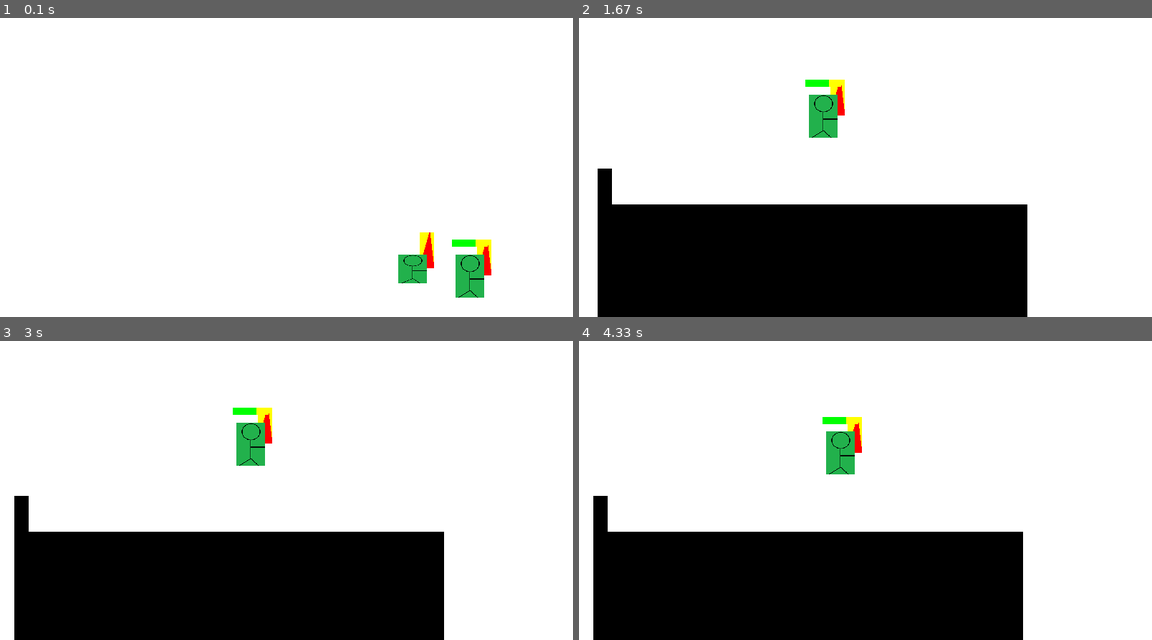
Above: before the commit, frames 1-4 (two rows, left to right).
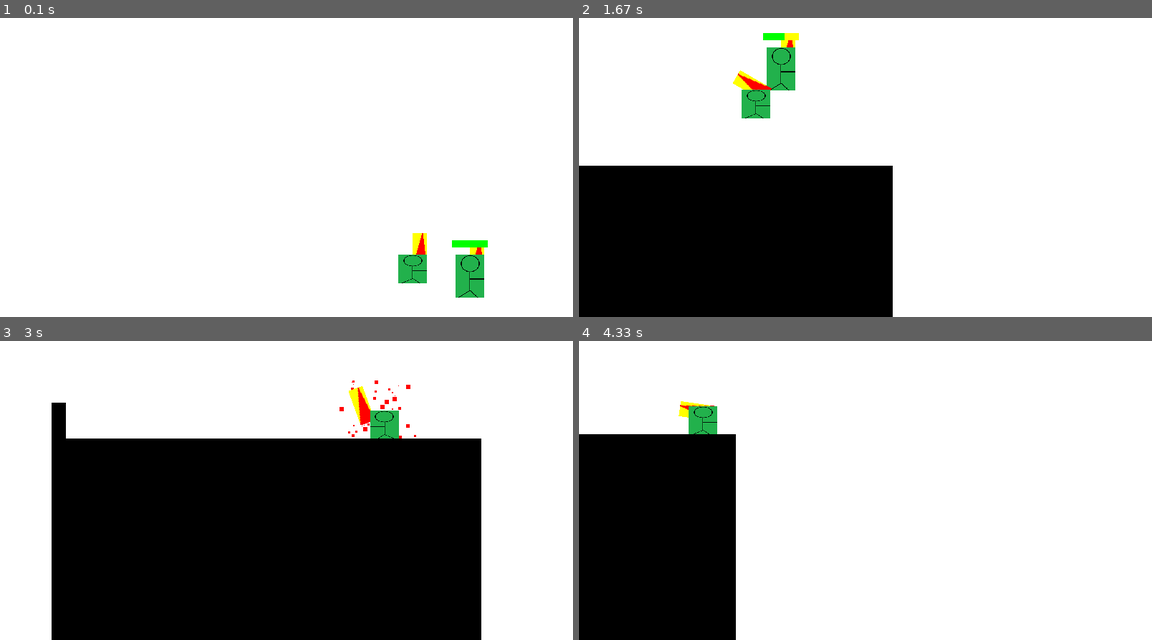
Above: after the commit, the same moments.

Repository: salfk23/2drpg_pygame
Game: pygame game, started from main.py
Two runs of this game, one before a commit and one after it. Both use one fixed random seed, a clock stepped at 60 frames per second and the inputs below.
Inputs:
- Up to frame 1 (0.1 s): no input
- Up to frame 2 (1.67 s): tap F at 0.33, 0.73, 1.03, 1.23, 1.57 s; hold D 0.67-1.13 s; tap J at 0.82 s; hold W 1.17-1.47 s; tap I at 1.32 s; hold D from 1.5 s (still down)
- Up to frame 3 (3 s): tap F at 1.87, 2.07, 2.37, 2.63, 2.97 s; release D at 1.97 s; hold A 2-2.53 s; tap J at 2.15 s; hold S 2.57-2.87 s; tap I at 2.72 s; hold A from 2.9 s (still down)
- Up to frame 4 (4.33 s): tap F at 3.27, 3.4, 3.8, 4.1 s; release A at 3.3 s; hold W 3.33-3.7 s; tap J at 3.48 s; hold D from 3.73 s (still down); tap I at 3.88 s

The runs differ from the first frame. In frame 1, 0.6% of the frame differs, in the area x 72-86%, y 71-87%; in frame 2, 20%; in frame 3, 30%, in the area x 2-84%, y 13-100%; in frame 4, 29%.

Commit message:
Buggy Combat system

Diff:
--- a/game_engine/entities/characters.py
+++ b/game_engine/entities/characters.py
@@ -26,13 +26,12 @@
 
   @health.setter
   def health(self, health: int):
-    if health != self._health:
-      self._health = health
-      self.on_health_change()
+    self._health = health
+    self.on_health_change()
 
   def on_health_change(self):
     pygame.draw.rect(self.sprite, Colors.YELLOW, (0, 0, self.size.x, self.size.y))
-    rect = pygame.Rect(0, 0, self.size.x* self.health / self.max_health, self.size.y)
+    rect = pygame.Rect(0, 0, self.size.x* self._health / self.max_health, self.size.y)
     pygame.draw.rect(self.sprite, Colors.GREEN, rect)
 
 
@@ -40,7 +39,7 @@
 class Character(ControllableEntity, BiDirectionalEntity, Hurtable, AffectedByGravity, Solid):
   def __init__(self, image:pygame.Surface, position: pygame.Vector2, size: Size2D, speed: int, jump_power: int):
       ControllableEntity.__init__(self, position, size, speed, jump_power)
-      Hurtable.__init__(self, 100, 150)
+      Hurtable.__init__(self, 150, 150)
       image = pygame.transform.scale(image, size)
       BiDirectionalEntity.__init__(self, image)
       self.on_direction_change()
@@ -98,6 +97,7 @@
       super().on_health_change()
       self.health_bar.max_health = self.max_health
       self.health_bar.health = self.health
+      self.health_bar.on_health_change()
   def die(self):
         center = self.rect.center
         ExplosionParticle.create_particles(pygame.Vector2(center), 100, Colors.RED, (2, 10), (0.1, 3))
@@ -114,7 +114,8 @@
       IMAGE.fill(Colors.YELLOW)
       pygame.draw.polygon(IMAGE, pygame.Color('red'), ( (0, 0), (20, 0),(6, 50)))
       IMAGE = pygame.transform.rotate(IMAGE, 180)
-      self.weapon = Weapon(pygame.Vector2(self.rect.right,self.rect.centery),IMAGE, (10, 50), 50, 10)
+      self.weapon = Weapon(pygame.Vector2(self.rect.right,self.rect.centery),IMAGE, (10, 50), 30, 10)
+      self.weapon.owner = self
       self.linked.append(self.weapon)
       self.on_position_change()
       self.on_health_change()
--- a/game_engine/entities/entity.py
+++ b/game_engine/entities/entity.py
@@ -100,7 +100,7 @@
     pass
   @property
   def rect(self):
-    return pygame.Rect(self.position, self.size)
+    return self.sprite.get_rect(topleft=self.position)
   @property
   def position(self):
     return self._position
@@ -166,9 +166,6 @@
 
       collided_angle_x = other.rect.height / (other.rect.height + other.rect.width) * 90
       collided_angle_y = other.rect.width / (other.rect.height + other.rect.width) * 90
-
-      if self.name == "MovableBox" and other.name == "Tile":
-        print("Player collided with tile")
 
       if angle < 270 + collided_angle_y and angle >= 270 - collided_angle_y:
         direction = Direction.DOWN
--- a/game_engine/entities/weapon.py
+++ b/game_engine/entities/weapon.py
@@ -18,7 +18,8 @@
     self.frame = 0
     self.anchor = anchor
     self.attacked_entities: list[Hurtable] = []
-
+    self.owner = None
+    self.directions = {}
   @property
   def attacking(self):
     return self._attacking
@@ -30,6 +31,7 @@
       if attacking:
         self.frame = 0
         self.attacked_entities.clear()
+        self.directions.clear()
 
 
   def update(self):
@@ -50,12 +52,15 @@
       if self.frame > 180:
         self.attacking = False
         self.frame = 0
-
+        print(self.directions, self.attacked_entities)
+        for attacked_entity in self.attacked_entities:
+          print(attacked_entity.health)
+          attacked_entity.on_health_change()
       _, directions = self.calculate_position(pygame.Vector2(self.rect.center), pygame.Vector2(self.rect.topright))
-      print(directions, self.attacked_entities)
+      self.directions.update(directions)
       for direction in directions:
         for entity in directions[direction]:
-          if entity not in self.attacked_entities:
+          if entity not in self.attacked_entities and isinstance(entity, Hurtable) and entity != self.owner:
             print(entity.name)
             entity.health -= self.damage
             self.attacked_entities.append(entity)
--- a/main.py
+++ b/main.py
@@ -55,7 +55,6 @@
         super().update()
         new_position, dirs = self.calculate_position(self.position, self.new_position)
 
-        print(dirs)
         if len(dirs[Direction.DOWN]) > 0:
             self.velocity.y = 0 if self.velocity.y > 0 else self.velocity.y
             self.color = Colors.GREEN
